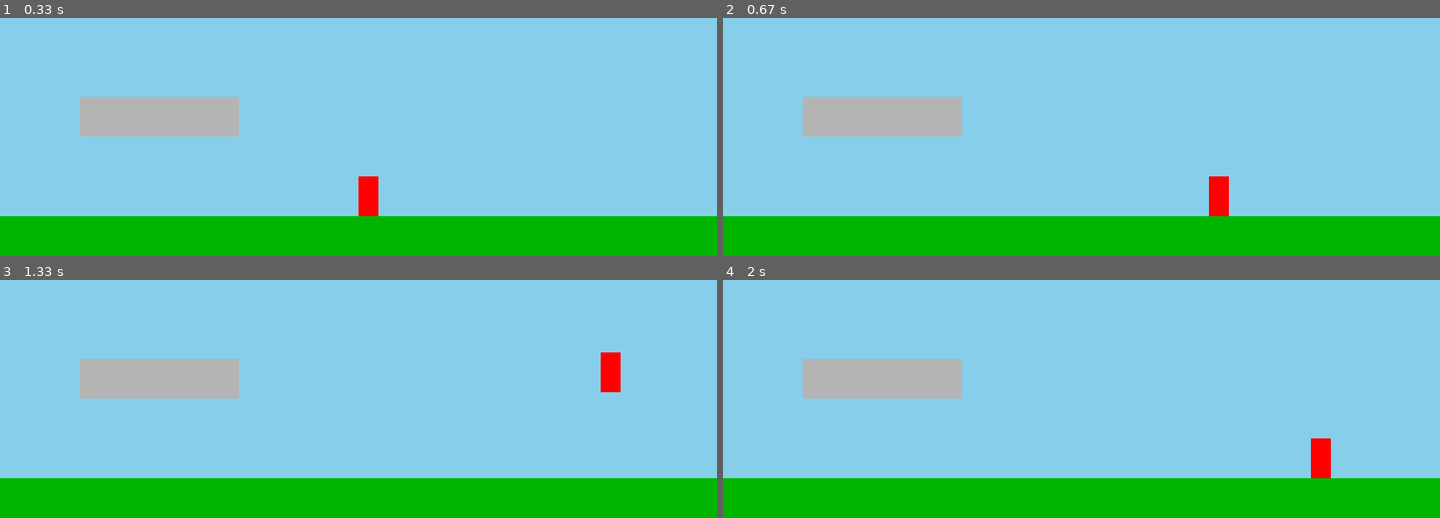
Above: before the commit, frames 1-4 (two rows, left to right).
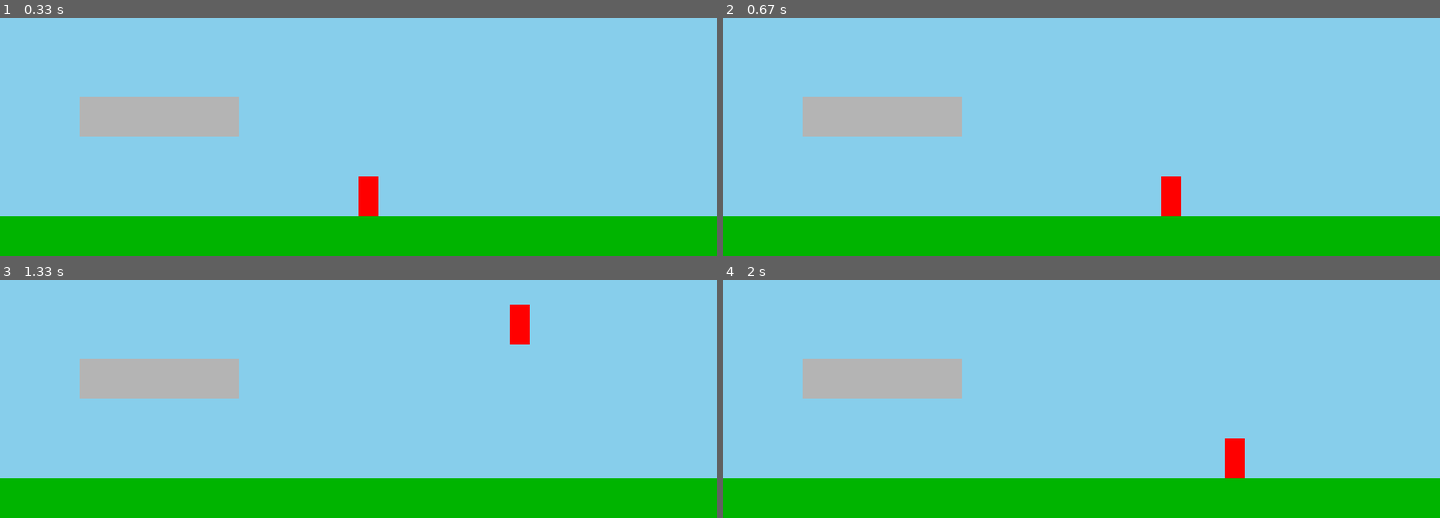
Above: after the commit, the same moments.

Repository: TacoToosday/Pygame-Platformer
Game: pygame game, started from main.py
Two runs of this game, one before a commit and one after it. Both use one fixed random seed, a clock stepped at 60 frames per second and the inputs below.
Inputs:
- Up to frame 1 (0.33 s): no input
- Up to frame 2 (0.67 s): hold Right from 0.33 s (still down)
- Up to frame 3 (1.33 s): release Right at 0.8 s; hold Up 0.83-1.13 s; hold Right from 1.17 s (still down)
- Up to frame 4 (2 s): release Right at 1.63 s; hold Left from 1.67 s (still down)

Frame 1 is identical in both runs. In frame 2, 0.9% of the frame differs, in the area x 61-71%, y 66-84%; in frame 3, 0.9%; in frame 4, 0.9%.

Commit message:
fixed certain bugs in the game and added new features to enhance gameplay.

Diff:
--- a/main.py
+++ b/main.py
@@ -54,9 +54,9 @@
         self.rect = self.image.get_rect(topleft=pos)
 
         self.direction = pygame.math.Vector2()
-        self.speed = 8
+        self.speed = 5
         self.gravity = 0.8
-        self.jump_speed = 16
+        self.jump_speed = 18
         self.collision_sprites = collision_sprites
         self.on_floor = False
 
